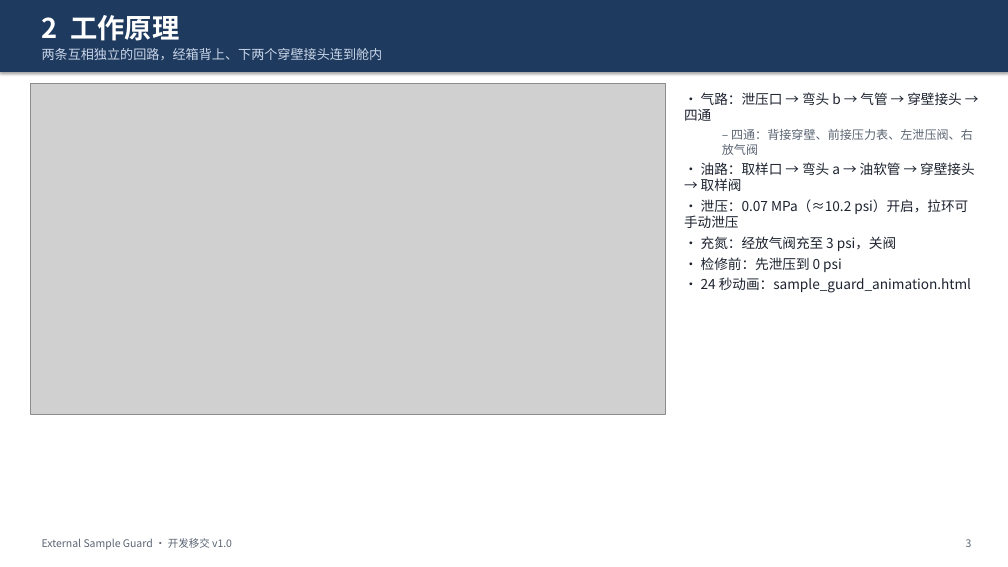
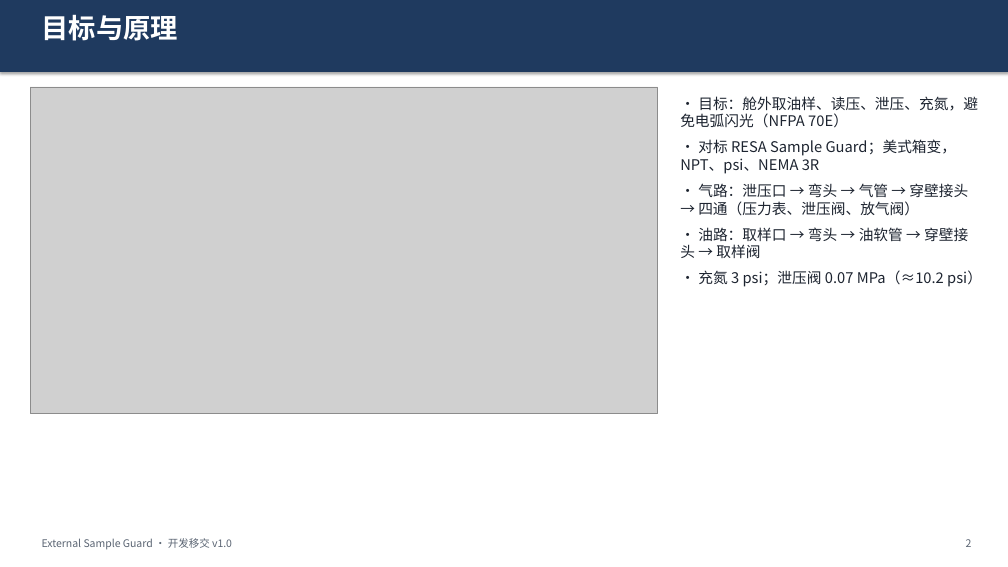
Before and after one commit to keenkid2010/claude_v1, a slide deck: slide 2 of sample_guard/Sample_Guard_开发移交.pptx (slide 3 before the commit). Drawn at 1008x567 pixels with LibreOffice and Linux fonts; fonts in the diff are those of the drawing; grey boxes stand for pictures. Boxes give left, top, right and bottom in pixels: in the first picture for what was removed or moved away, otherwise in the second. Text is boxed around its words. In the diff, an @@ line names an element or a change of style, - is before the commit and + after.

```diff
--- a/sample_guard/Sample_Guard_开发移交.pptx
+++ b/sample_guard/Sample_Guard_开发移交.pptx
@@ text at (x1=42, y1=14, x2=179, y2=41): text changed @@
-2 工作原理
+目标与原理
@@ text removed at (x1=42, y1=48, x2=383, y2=60) @@
-两条互相独立的回路，经箱背上、下两个穿壁接头连到舱内
@@ picture resized from (x1=30, y1=83, x2=665, y2=414) to (x1=30, y1=87, x2=658, y2=414) @@
@@ text at (x1=680, y1=96, x2=982, y2=287): text changed; size 13 to 14 pt @@
-• 气路：泄压口 → 弯头 b → 气管 → 穿壁接头 → 四通
-  – 四通：背接穿壁、前接压力表、左泄压阀、右放气阀
-• 油路：取样口 → 弯头 a → 油软管 → 穿壁接头 → 取样阀
-• 泄压：0.07 MPa（≈10.2 psi）开启，拉环可手动泄压
-• 充氮：经放气阀充至 3 psi，关阀
-• 检修前：先泄压到 0 psi
-• 24 秒动画：sample_guard_animation.html
+• 目标：舱外取油样、读压、泄压、充氮，避免电弧闪光（NFPA 70E）
+• 对标 RESA Sample Guard；美式箱变，NPT、psi、NEMA 3R
+• 气路：泄压口 → 弯头 → 气管 → 穿壁接头 → 四通（压力表、泄压阀、放气阀）
+• 油路：取样口 → 弯头 → 油软管 → 穿壁接头 → 取样阀
+• 充氮 3 psi；泄压阀 0.07 MPa（≈10.2 psi）
```
Also in this commit, not shown: 9 other slides changed, 10 slides removed, 6 other files.
